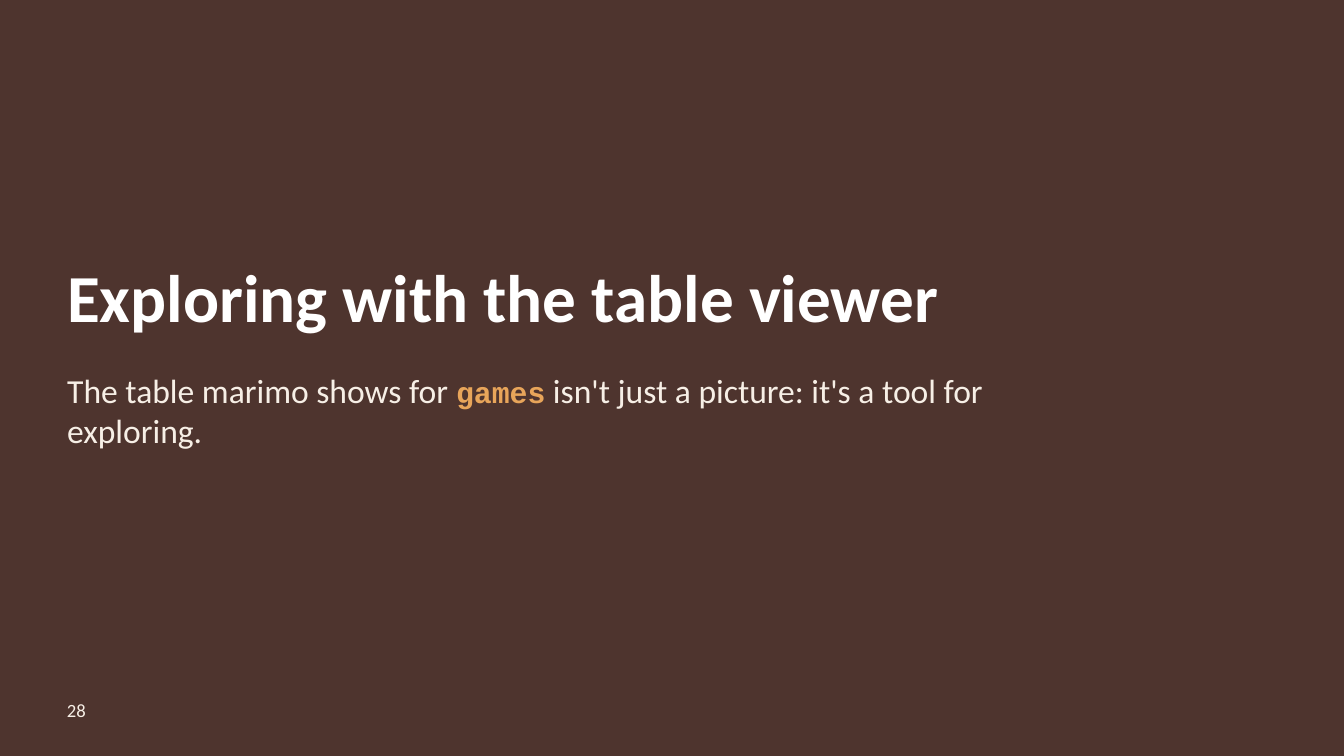
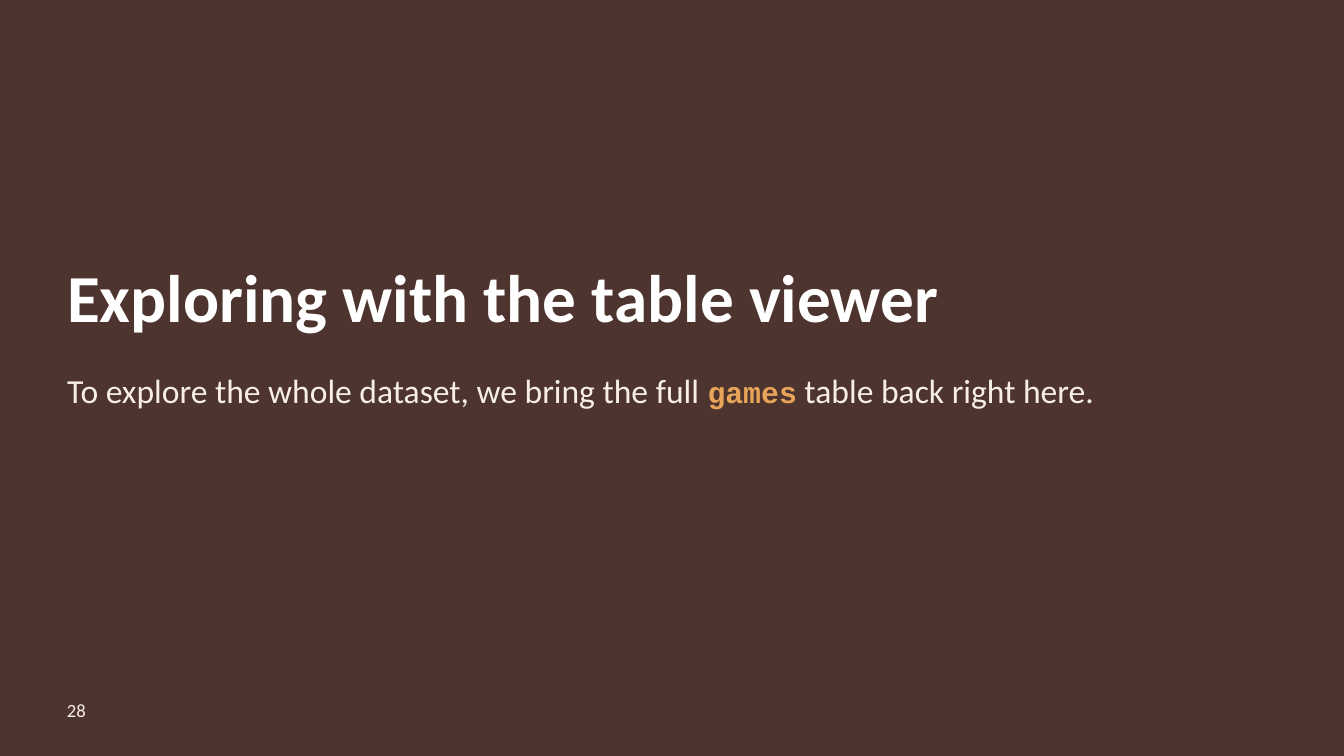
Before and after one commit to DamoM73/steam-data-stories, a slide deck: slide 28 of slides/02_Exploring_Our_Data.pptx. Drawn at 1344x756 pixels with LibreOffice and Linux fonts; fonts in the diff are those of the drawing; background and template pictures are left out. Boxes give left, top, right and bottom in pixels: in the first picture for what was removed or moved away, otherwise in the second. Text is boxed around its words. In the diff, an @@ line names an element or a change of style, - is before the commit and + after.

Commit message:
Exploring Our Data: add a cell to show the table viewer

```diff
--- a/slides/02_Exploring_Our_Data.pptx
+++ b/slides/02_Exploring_Our_Data.pptx
@@ text at (67,379,1094,410): text changed @@
-The table marimo shows for games isn't just a picture: it's a tool for exploring.
+To explore the whole dataset, we bring the full games table back right here.
```
Also in this commit, not shown: 1 slide added, 2 other files.
